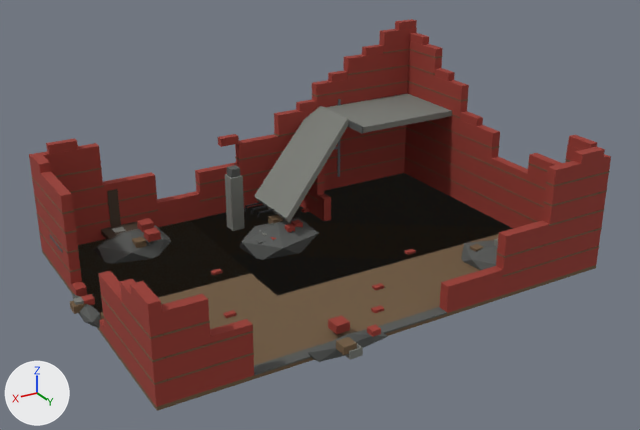
Renders of the glTF model assets/models/buildings/ruin.glb from each side of a commit.
Rendered twice from a camera (50 mm lens) standing at (11.39, 19.3, 11.43) and looking at (0.05, 0.41, 1.98). The axes (+X, +Y, +Z) are drawn at lower left. The lights are the same throughout. The first picture is the older version. Objects named as collision shapes, trigger or cutter boxes, shadow casters or lower levels of detail are left out. Vertices at exactly the same position are counted once.

The first picture shows 'ruin'.
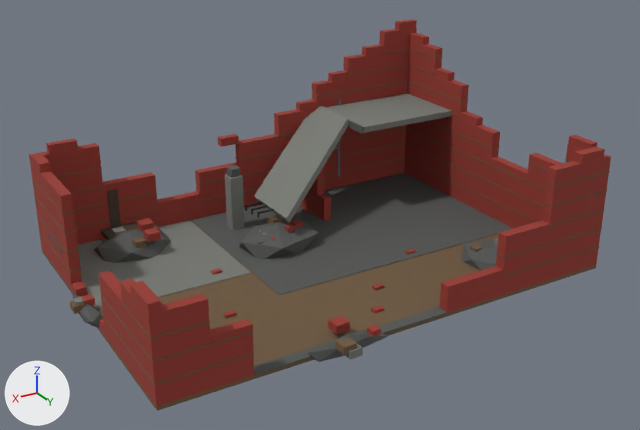
What differs and where, as boxes [x1, y1, x2, y2] in the pictures (640 x 430 px):
```json
{"part": 1, "of": "me_ruin", "change": "added", "after": [192, 173, 513, 295]}
{"part": 2, "of": "me_ruin", "change": "added", "after": [78, 220, 251, 312]}
{"part": 3, "of": "me_ruin", "change": "deleted", "before": [78, 173, 513, 313]}
```

Scene script edits in JSON lines:
```json
{"block": "me_ruin", "where": "# used by ob_ruin; location = (0.0, 0.0, 0.0)"}
{"op": "remove", "block": "me_ruin", "code": "me_ruin.from_pydata(...)  # 1460 vertices, 2224 faces; spans x -6.69..6.69, y -4.92..4.92, z 0.0..5.72"}
{"op": "add", "block": "me_ruin", "code": "me_ruin.from_pydata(...)  # 1462 vertices, 2224 faces; spans x -6.69..6.69, y -4.92..4.92, z 0.0..5.72"}
{"block": "me_ruin", "change": "me_ruin part 1: a new loose piece, a box spanning x -6.377..1.773, y -4.516..1.184, z 0.378..0.39, in mat_palette (picture img_palette)"}
{"block": "me_ruin", "change": "me_ruin part 2: a new loose piece, a box spanning x 1.823..6.023, y -4.516..-0.316, z 0.378..0.39, in mat_palette (picture img_palette)"}
{"block": "me_ruin", "change": "me_ruin part 3: the loose piece of 14 vertices spanning x -6.58..6.22, y -4.72..1.18, z 0.36..0.37 is deleted"}
```
